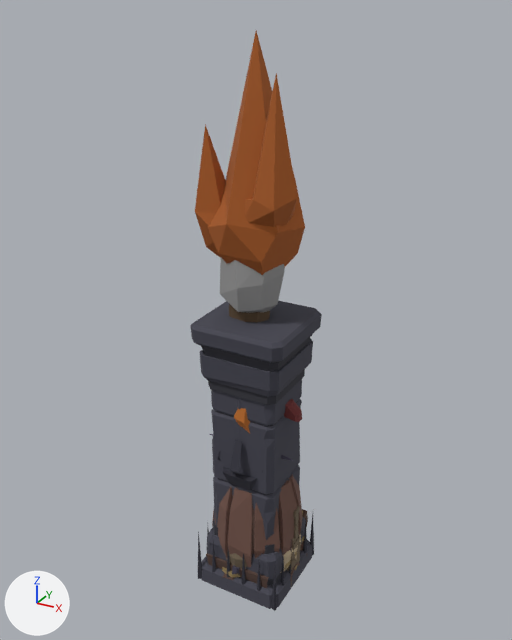
What one commit did to the glTF model g3d/assets/models/dungeon.glb.
Camera for both pictures: a 50 mm lens placed at (3.05, -5.58, 5.87), pointed at (-0.05, 0.07, 3.05). The lights are fixed; the arrows at lower left show +X, +Y and +Z. The older version comes first. Where no turn or scale is listed for an object, it has been applied to the vertices. Vertices at exactly the same position are counted once.

Objects in the first picture: 'barrel2', 'column', 'column2', 'dtorch', 'spikes', 'wtorch' and 6 more.
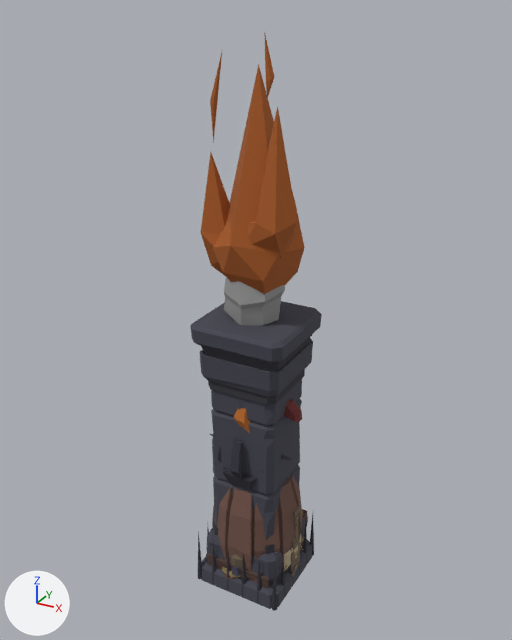
Where the newer file only moved an object's origin or applied its transform, the numbers keep the older frame.

The change in detail:
me_wtorch is used by ob_wtorch; location (0.0, 0.0, 2.86); scale (2.86, 2.86, 2.86).
me_wtorch had 157 vertices, 200 faces and spanned x -0.18..0.18, y -0.15..0.15, z -1.0..1.0.
me_wtorch now has 261 vertices, 400 faces and spans x -0.18..0.18, y -0.14..0.14, z -1.0..1.0.
me_wtorch part 1: the loose piece of 18 vertices spanning x -0.14..0.16, y -0.15..0.15, z 0.21..1.0 is scaled about its middle by 0.953, then moved by (0.01, 0.0, -0.08).
me_wtorch part 2: the loose piece of 23 vertices spanning x -0.14..0.1, y -0.11..0.11, z 0.11..0.4 is rebuilt with 48 vertices and now spans x -0.12..0.11, y -0.11..0.1, z 0.06..0.33.
me_wtorch part 3: the loose piece of 22 vertices spanning x -0.11..0.1, y -0.07..0.07, z -1.0..0.47 is rebuilt with 40 vertices and now spans x -0.1..0.1, y -0.07..0.07, z -1.0..0.41.
me_wtorch part 4: the loose piece of 13 vertices spanning x -0.18..-0.03, y -0.1..0.05, z 0.25..0.73 is rebuilt with 14 vertices and now spans x -0.18..-0.02, y -0.09..0.05, z 0.19..0.65.
me_wtorch part 5: the loose piece of 13 vertices spanning x -0.04..0.18, y -0.14..0.08, z 0.32..0.89 is rebuilt with 14 vertices and now spans x -0.03..0.18, y -0.13..0.07, z 0.26..0.8.
me_wtorch part 6: 13 vertices added at x -0.13..0.09, y -0.08..-0.05, z 0.67..1.0.
Other edits to the shape of me_wtorch do not show in these pictures.

Changed parts and their boxes [x1, y1, x2, y2] in the pictures (512 x 640 px; the box of a moved part takes in the faces that stretch with it):
'wtorch', reshaped
    before: [195, 31, 305, 322]
    after: [201, 31, 305, 326]
part 1 of me_wtorch, moved or reshaped
    before: [208, 31, 305, 275]
    after: [213, 64, 305, 294]
part 2 of me_wtorch, rebuilt
    before: [220, 258, 285, 313]
    after: [224, 277, 285, 326]
part 3 of me_wtorch, rebuilt (not visible afterwards)
    before: [229, 304, 270, 322]
part 4 of me_wtorch, rebuilt (6% narrower, 8% shorter)
    before: [195, 124, 226, 258]
    after: [201, 153, 230, 276]
part 5 of me_wtorch, rebuilt
    before: [245, 73, 297, 227]
    after: [248, 106, 297, 258]
part 6 of me_wtorch, added
    after: [210, 31, 274, 143]
